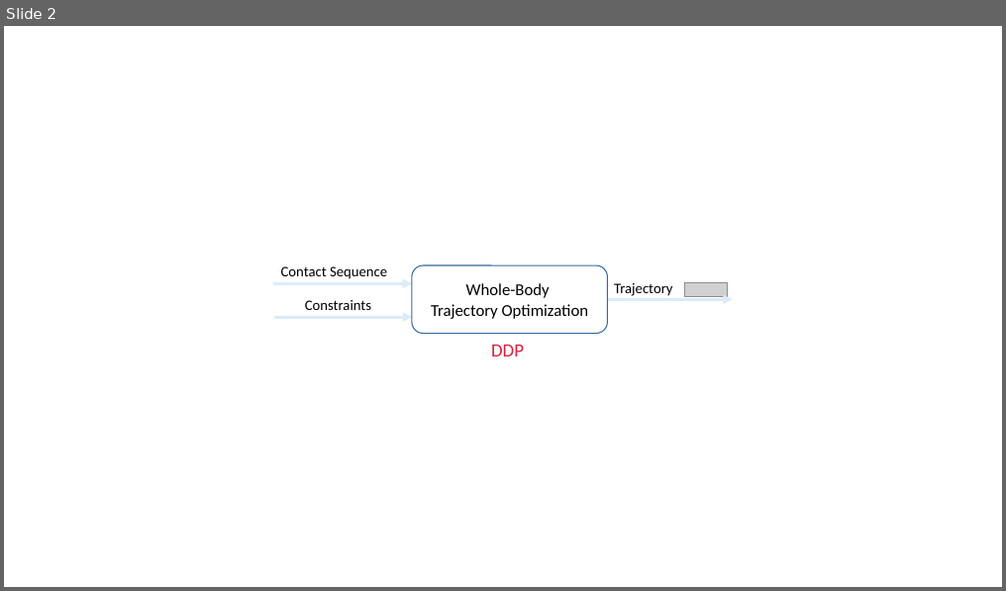
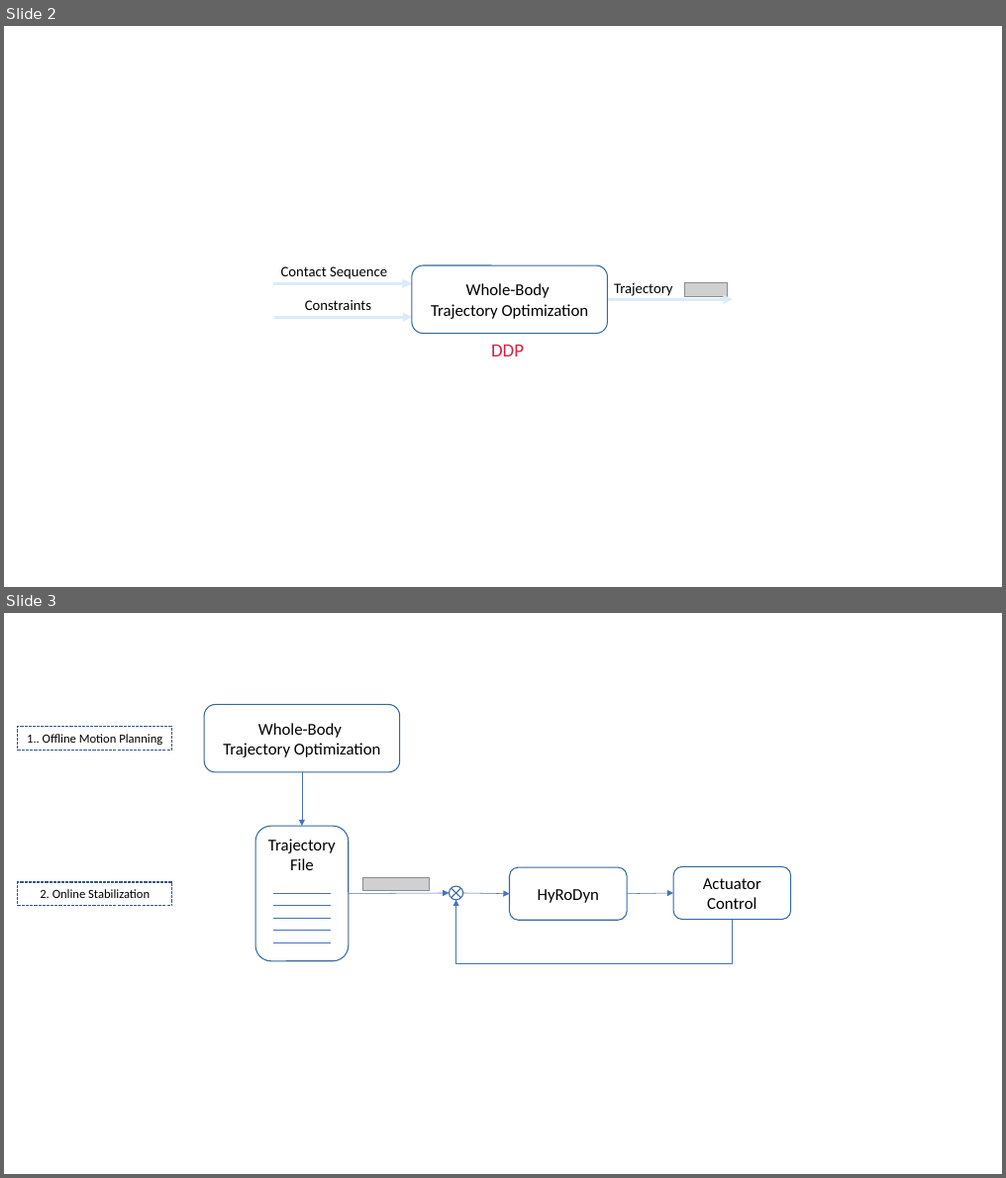
Before and after one commit to julesser/ma-thesis, a slide deck: img/pptGraphs.pptx. Shown one above the other, each under a label of ours: slide 2 before the commit, slides 2 and 3 after it. The pictures are 1006x591 and 1006x1178 pixels, drawn with LibreOffice and Linux fonts; fonts in the diff are those of the drawing; grey boxes stand for pictures. Boxes give left, top, right and bottom in pixels: in the first picture for what was removed or moved away, otherwise in the second. Text is boxed around its words. In the diff, an @@ line names an element or a change of style, - is before the commit and + after.

```diff
--- a/img/pptGraphs.pptx
+++ b/img/pptGraphs.pptx
@@ slide 3 added at (x1=4, y1=613, x2=1002, y2=1174), background #FFFFFF @@
@@ rectangle added at (x1=18, y1=727, x2=171, y2=750), outline #325491 1 pt dashed, 12 pt, text #000000 @@
+1.. Offline Motion Planning
@@ rounded rectangle added at (x1=204, y1=704, x2=399, y2=772), fill #FFFFFF, outline #3668A0 1 pt, 16 pt, text #000000 @@
+Whole-Body
+Trajectory Optimization
@@ arrow added from (302, 772) to (302, 827), #4472C4 0.5 pt @@
@@ picture added at (x1=363, y1=878, x2=430, y2=890) @@
@@ rounded rectangle added at (x1=509, y1=867, x2=627, y2=920), fill #FFFFFF, outline #3668A0 1 pt, 16 pt, text #000000 @@
+HyRoDyn
@@ rounded rectangle added at (x1=673, y1=866, x2=791, y2=919), fill #FFFFFF, outline #3668A0 1 pt, 16 pt, text #000000 @@
+Actuator Control
@@ rectangle added at (x1=18, y1=882, x2=171, y2=906), outline #325491 1 pt dashed, 12 pt, text #000000 @@
+2. Online Stabilization
@@ arrow added from (349, 894) to (450, 893), #4472C4 0.5 pt @@
@@ flow chart summing junction added at (x1=450, y1=886, x2=463, y2=900), fill #FFFFFF, outline #3668A0 1 pt @@
@@ elbow arrow added from (733, 919) to (456, 900), #4472C4 0.5 pt @@
@@ arrow added from (463, 893) to (509, 894), #4472C4 0.5 pt @@
@@ arrow added from (627, 894) to (673, 893), #4472C4 0.5 pt @@
@@ group added at (x1=255, y1=827, x2=349, y2=961): 5 lines, 1 rounded rectangle @@
+Trajectory File
```
Also in this commit, not shown: 58 other files.
